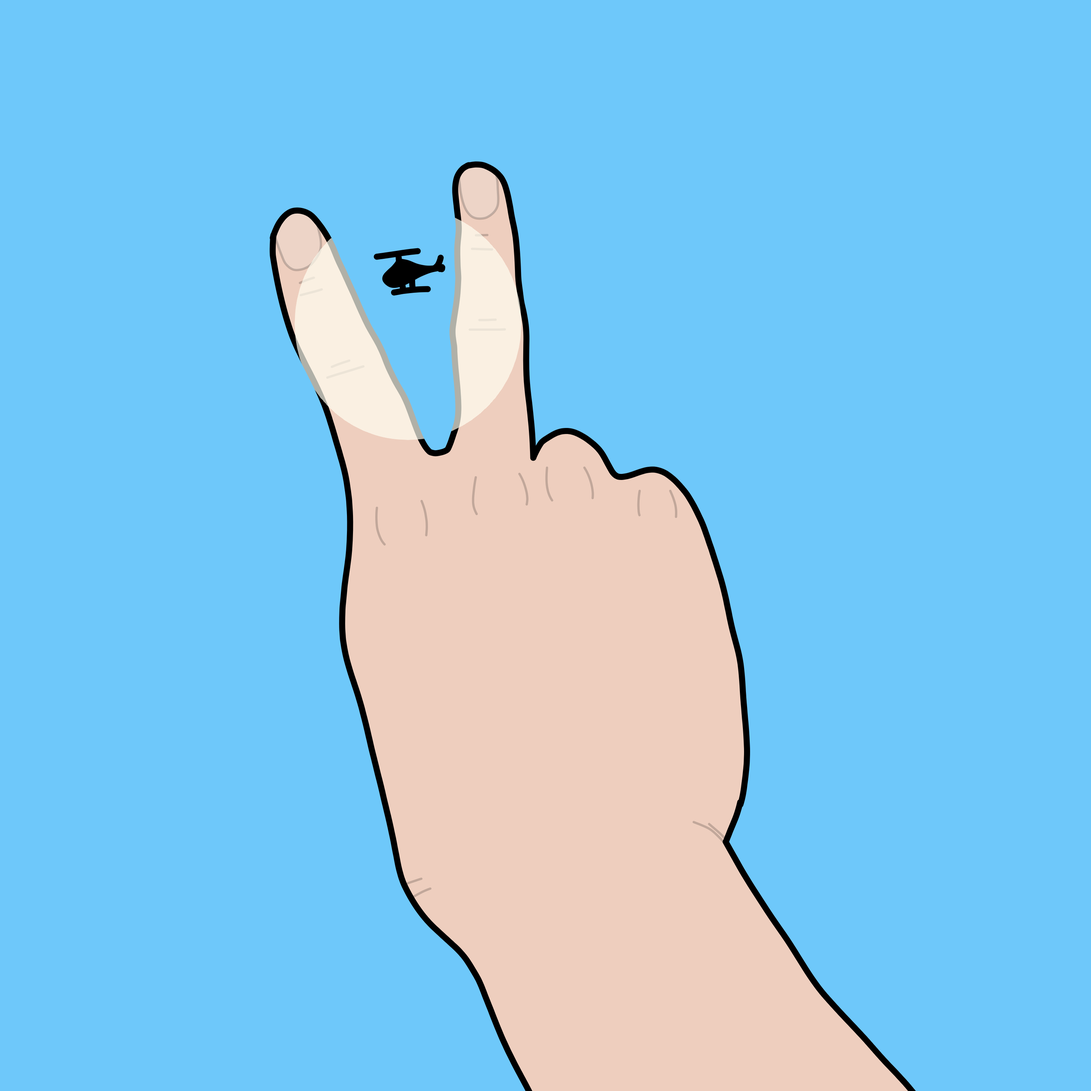
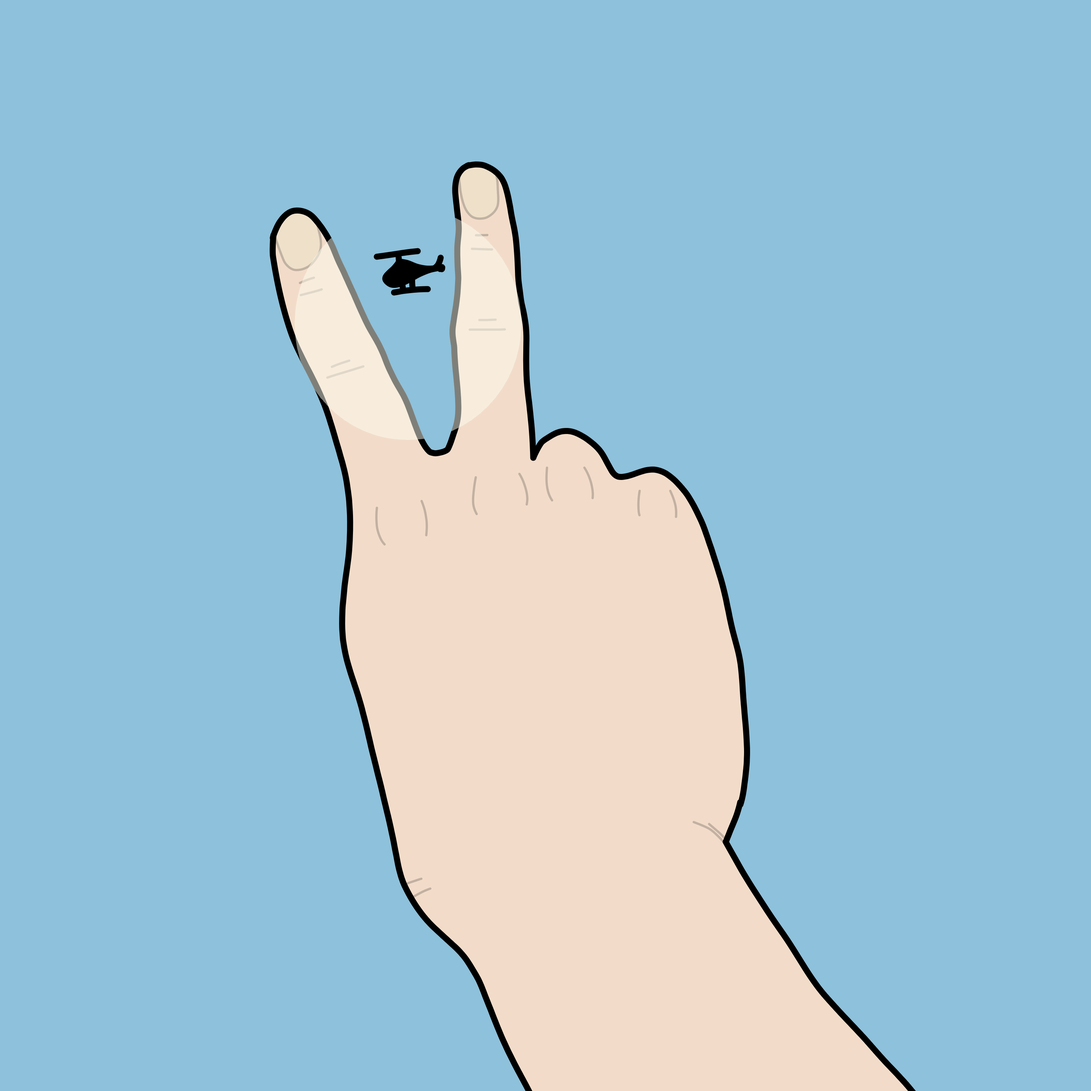
The second 1091px x 1091px image is a revision of the first. Changes to its layers:
painted on "Details" (1st of 2, in "Helicopter") over [355, 211, 453, 332]
painted on "Line art" (1st of 2, in "Helicopter") over [355, 211, 453, 332]
painted on "Color" (1st of 2, in "Helicopter") over [355, 211, 453, 332]
"Sunlight": opacity 69% → 50%, painted on it over [283, 186, 525, 453]
"Details" (2nd of 2, in "Hand"): opacity 19% → 20%, painted on it over [259, 162, 742, 911]
painted on "Line art" (2nd of 2, in "Hand") over [259, 138, 959, 1091]
painted on "Color" (2nd of 2, in "Hand") over [259, 162, 1080, 1091]
painted on "Background" over [0, 0, 1091, 1091]
